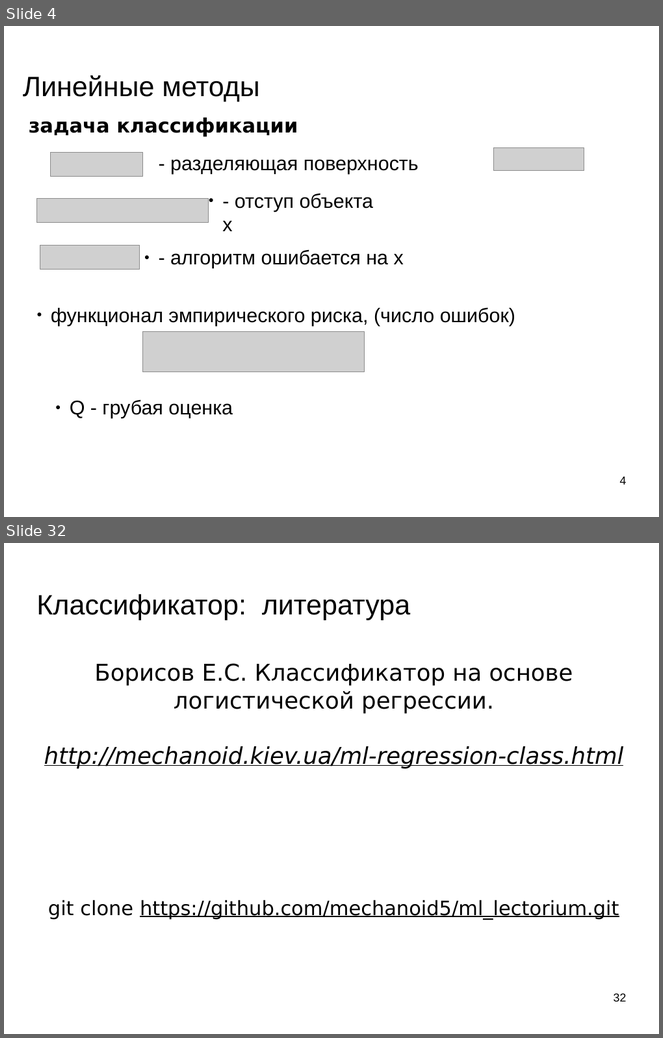
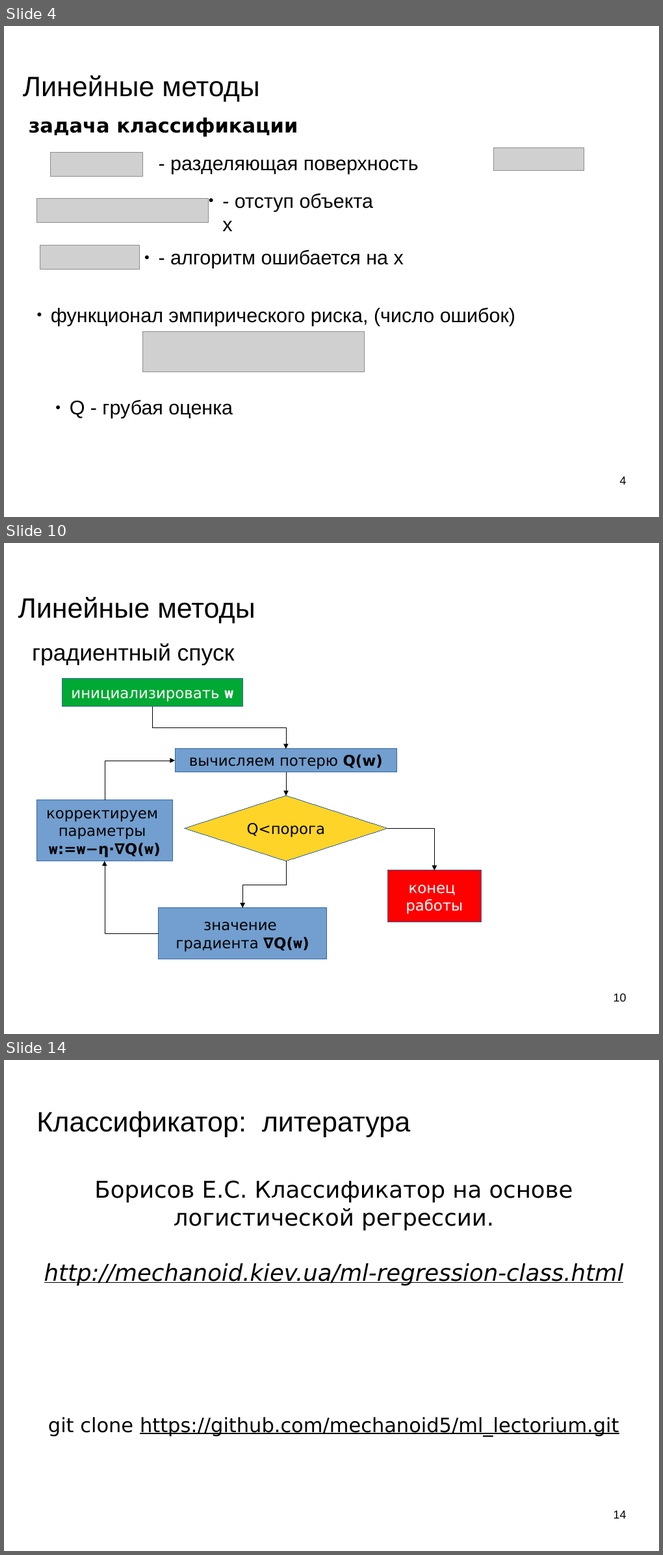
Before and after one commit to mechanoid5/ml_lectorium_legacy, a slide deck: 09-linear.odp. Shown one above the other, each under a label of ours: slides 4 and 32 before the commit, slides 4, 10 and 14 after it; the slides between them are not shown. The pictures are 663x1038 and 663x1555 pixels, drawn with LibreOffice and Linux fonts; fonts in the diff are those of the drawing; grey boxes stand for pictures; background and template pictures are left out. Boxes give left, top, right and bottom in pixels: in the first picture for what was removed or moved away, otherwise in the second. Text is boxed around its words. In the diff, an @@ line names an element or a change of style, - is before the commit and + after.

```diff
--- a/09-linear.odp
+++ b/09-linear.odp
@@ slide 10 added at [4, 543, 659, 1034], background picture (left out) @@
@@ title added at [18, 597, 255, 623], 33.9 pt, text #000000 @@
+Линейные методы
@@ title added at [32, 643, 235, 665], 28 pt, text #000000 @@
+градиентный спуск
@@ rectangle added at [62, 679, 243, 707], fill #00A933, outline #3465A4 0 pt, 18 pt, text #FFFFFF @@
+инициализировать w
@@ elbow arrow added from (153, 707) to (286, 748), #000000 0 pt @@
@@ rectangle added at [175, 748, 398, 772], fill #729FCF, outline #3465A4 0 pt, 18 pt, text #000000 @@
+вычисляем потерю Q(w)
@@ elbow arrow added from (105, 800) to (175, 761), #000000 0 pt @@
@@ elbow arrow added from (286, 772) to (286, 796), #000000 0 pt @@
@@ diamond added at [185, 796, 388, 861], fill #FFD428, outline #3465A4 0 pt, 18 pt, text #000000 @@
+Q<порога
@@ rectangle added at [36, 800, 172, 861], fill #729FCF, outline #3465A4 0 pt, 18 pt, text #000000 @@
+корректируем
+параметры
+w:=w−η⋅∇Q(w)
@@ elbow arrow added from (388, 828) to (434, 871), #000000 0 pt @@
@@ elbow arrow added from (159, 934) to (105, 861), #000000 0 pt @@
@@ elbow arrow added from (286, 861) to (243, 908), #000000 0 pt @@
@@ rectangle added at [388, 871, 482, 923], fill #FF0000, outline #3465A4 0 pt, 18 pt, text #FFFFFF @@
+конец
+работы
@@ rectangle added at [159, 908, 327, 960], fill #729FCF, outline #3465A4 0 pt, 18 pt, text #000000 @@
+значение
+градиента ∇Q(w)
@@ page number added at [614, 993, 627, 1002], 14 pt, text #000000 @@
+10
@@ what was slide 32 is now slide 14 @@
@@ page number at [614, 1510, 627, 1519]: text changed @@
-32
+14
```
Also in this commit, not shown: 2 slides changed, 6 other slides added, 25 slides removed.
